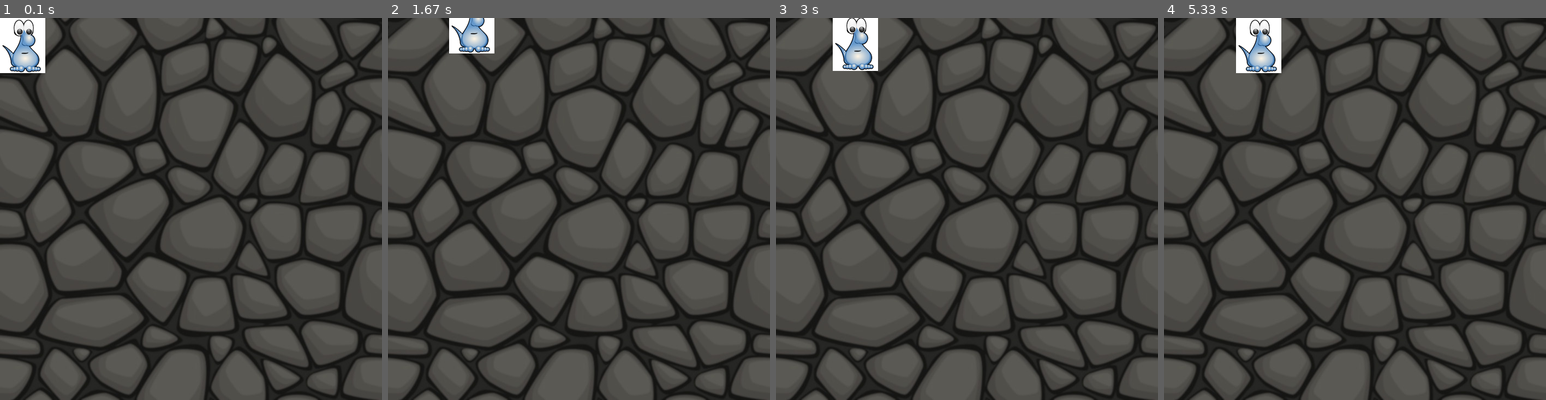
Above: before the commit, frames 1-4 (left to right).
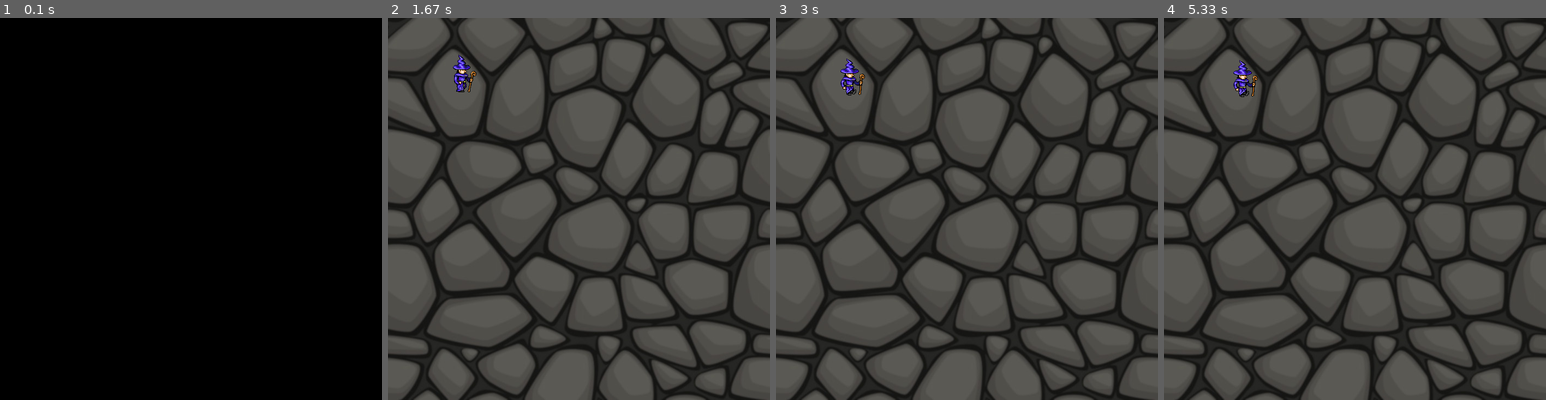
Above: after the commit, the same moments.

Repository: MartsinovichDanya/PyGameProject
Game: pygame game, started from test_level.py
The game is run twice, just before and just after one commit, with the same random seed, the same clock (stepped at 60 frames per second) and the same inputs.
Inputs:
- Up to frame 1 (0.1 s): no input
- Up to frame 2 (1.67 s): hold Space 0.33-0.8 s; hold Right 0.33-0.8 s; hold Right 0.83-1.3 s; hold Up 1.33-1.63 s
- Up to frame 3 (3 s): hold Right 1.67-2.13 s; hold Left 2.17-2.7 s; hold Down from 2.73 s (still down)
- Up to frame 4 (5.33 s): release Down at 3.03 s; tap Space at 3.07, 3.53, 3.97, 4.37, 4.67, 5.03 s; hold Left 3.47-3.87 s; hold Up 3.9-4.27 s; hold Right 4.3-4.93 s; hold Down from 4.97 s (still down)

The runs differ from the first frame. In frame 1, 88% of the frame differs, in the area x 0-100%, y 0-100%; in frame 2, 1.4%; in frame 3, 1.9%; in frame 4, 1.9%.

Commit message:
I don't know what I can do with this

Diff:
--- a/#testing#.py
+++ /dev/null
@@ -1,42 +0,0 @@
-import pygame
-import sys
-from pygame.locals import *
-
-clock = pygame.time.Clock()
-screen = pygame.display.set_mode((600,500))
-
-bg = pygame.image.load("images\space.png")
-
-
-pygame.mouse.set_visible(0)
-
-ship = pygame.image.load("images\ship.png")
-ship_top = screen.get_height() - ship.get_height()
-ship_left = screen.get_width()/2 - ship.get_width()/2
-
-screen.blit(ship, (ship_left,ship_top))
-
-shot = pygame.image.load("images\shot.png")
-shoot_y = 0
-
-
-pygame.display.set_caption('galaxy invaders')
-
-while True:
-    clock.tick(60)
-    screen.fill((0,0,0))
-    screen.blit(bg, (0,0))
-    x,y = pygame.mouse.get_pos()
-    screen.blit(ship, (x-ship.get_width()/2, ship_top))
-    for event in pygame.event.get():
-        if event.type == pygame.QUIT:
-            sys.exit()
-        elif event.type == MOUSEBUTTONDOWN:
-            shoot_y = 500
-            shoot_x = x
-
-    if shoot_y > 0:
-        screen.blit(shot, (shoot_x, shoot_y))
-        shoot_y -= 10
-
-    pygame.display.update()
--- /dev/null
+++ b/AnimatedSprite.py
@@ -0,0 +1,24 @@
+import pygame
+
+
+class AnimatedSprite(pygame.sprite.Sprite):
+    def __init__(self, sheet, columns, rows, x, y, group):
+        super().__init__(group)
+        self.frames = []
+        self.cut_sheet(sheet, columns, rows)
+        self.cur_frame = 0
+        self.image = self.frames[self.cur_frame]
+        self.rect = self.rect.move(x, y)
+
+    def cut_sheet(self, sheet, columns, rows):
+        self.rect = pygame.Rect(0, 0, sheet.get_width() // columns,
+                                sheet.get_height() // rows)
+        for j in range(rows):
+            for i in range(columns):
+                frame_location = (self.rect.w * i, self.rect.h * j)
+                self.frames.append(sheet.subsurface(pygame.Rect(
+                    frame_location, self.rect.size)))
+
+    def update(self):
+        self.cur_frame = (self.cur_frame + 1) % len(self.frames)
+        self.image = self.frames[self.cur_frame]
--- a/Load.py
+++ b/Load.py
@@ -9,9 +9,10 @@
     except pygame.error as message:
         print('Cannot load image:', name)
         raise SystemExit(message)
-    image = image.convert_alpha()
+    image = image.convert()
     if colorkey is not None:
+        image = image.convert()
         if colorkey is -1:
-            colorkey = image.get_at((0, 0))
+            colorkey = image.get_at((1, 1))
         image.set_colorkey(colorkey)
     return image
--- /dev/null
+++ b/Player.py
@@ -0,0 +1,40 @@
+import pygame
+
+
+class Player(pygame.sprite.Sprite):
+    def __init__(self, sheet1, sheet2, stand, fire, columns, rows, x, y, group):
+        super().__init__(group)
+        self.standimg = stand
+        self.fireimg = fire
+        self.all_frames = []
+        self.cut_sheet(sheet1, columns, rows)
+        self.cut_sheet(sheet2, columns, rows)
+        self.forward_frames = self.all_frames[:4]
+        self.back_frames = self.all_frames[4:]
+        self.cur_forward_frame = 0
+        self.cur_back_frame = 0
+        self.image = self.standimg
+        self.rect = self.rect.move(x, y)
+        self.manaball = None
+
+    def cut_sheet(self, sheet, columns, rows):
+        self.rect = pygame.Rect(0, 0, sheet.get_width() // columns,
+                                sheet.get_height() // rows)
+        for j in range(rows):
+            for i in range(columns):
+                frame_location = (self.rect.w * i, self.rect.h * j)
+                self.all_frames.append(sheet.subsurface(pygame.Rect(
+                    frame_location, self.rect.size)))
+
+    def update(self, direction):
+        if direction == 1:
+            self.cur_forward_frame = (self.cur_forward_frame + 1) % len(self.forward_frames)
+            self.image = self.forward_frames[self.cur_forward_frame]
+        else:
+            self.cur_back_frame = (self.cur_back_frame + 1) % len(self.back_frames)
+            self.image = self.back_frames[self.cur_back_frame]
+
+    def fire(self):
+        self.image = self.fireimg
+        # some logic
+        self.image = self.standimg
--- a/test_level.py
+++ b/test_level.py
@@ -1,6 +1,7 @@
 import pygame
 from Background import Background
 from Load import load_image
+from Player import Player
 
 pygame.init()
 
@@ -8,27 +9,34 @@
 screen = pygame.display.set_mode(size)
 all_sprites = pygame.sprite.Group()
 bg = Background('background.jpg', [0, 0])
-sprite = pygame.sprite.Sprite()
-sprite.image = load_image("hero.png")
-sprite.rect = sprite.image.get_rect()
-all_sprites.add(sprite)
+wizard = Player(load_image("sorlowalk.png", (128, 128, 128, 255)),
+                load_image("sorlowalkback.png", (128, 128, 128, 255)),
+                load_image("sorlostand.png", (128, 128, 128, 255)),
+                load_image("sorlofire.png", (128, 128, 128, 255)), 4, 1, 73, 73, all_sprites)
+
 
 running = True
 clock = pygame.time.Clock()
 while running:
-    clock.tick(30)
+    clock.tick(10)
     for event in pygame.event.get():
         if event.type == pygame.QUIT:
             running = False
     keys = pygame.key.get_pressed()
     if keys[pygame.K_RIGHT]:
-        sprite.rect.x += 4
+        wizard.rect.x += 3
+        wizard.update(1)
     if keys[pygame.K_LEFT]:
-        sprite.rect.x -= 4
+        wizard.rect.x -= 3
+        wizard.update(2)
     if keys[pygame.K_UP]:
-        sprite.rect.y -= 4
+        wizard.rect.y -= 3
+        wizard.update(1)
     if keys[pygame.K_DOWN]:
-        sprite.rect.y += 4
+        wizard.rect.y += 3
+        wizard.update(1)
+    if keys[pygame.K_SPACE]:
+        wizard.fire()
     screen.blit(bg.image, bg.rect)
     all_sprites.draw(screen)
     pygame.display.flip()
Binary file removed: data/hero.png
Binary file added: data/manaball.png
Binary file added: data/sorlofire.png
Binary file added: data/sorlostand.png
Binary file added: data/sorlowalk.png
Binary file added: data/sorlowalkback.png
